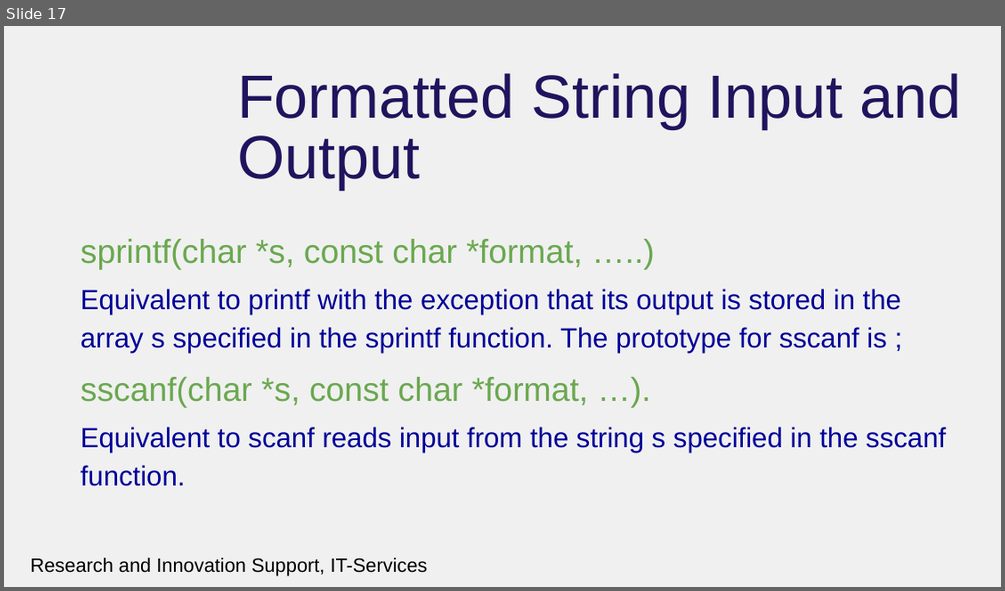
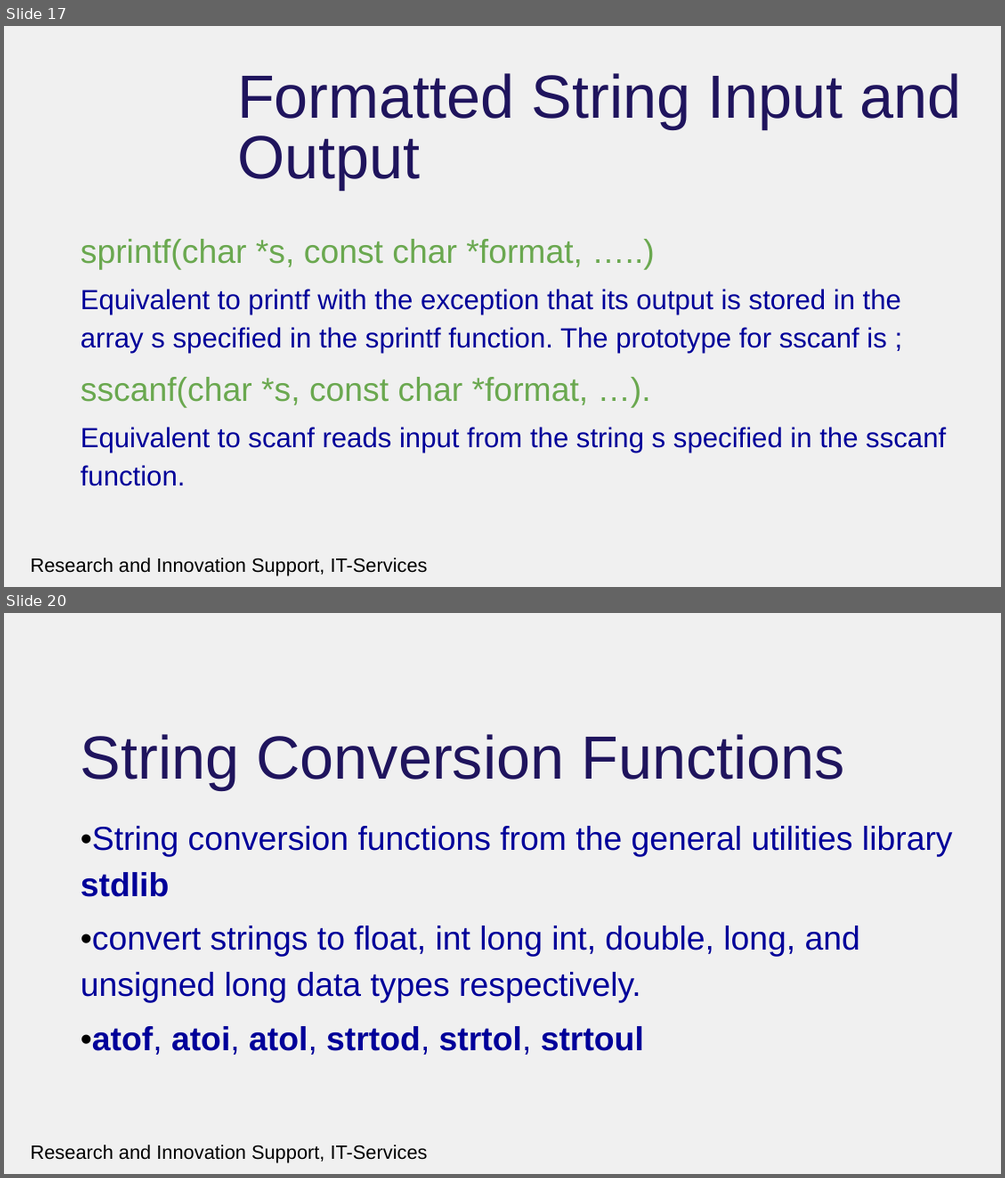
Before and after one commit to rcgsheffield/introc, a slide deck: archive/presentations/FurtherDataTypesandFileProcessing.pptx. Shown one above the other, each under a label of ours: slide 17 before the commit, slides 17 and 20 after it; the slides between them are not shown. The pictures are 1005x591 and 1005x1178 pixels, drawn with LibreOffice and Linux fonts; fonts in the diff are those of the drawing; background and template pictures are left out. Boxes give left, top, right and bottom in pixels: in the first picture for what was removed or moved away, otherwise in the second. Text is boxed around its words. In the diff, an @@ line names an element or a change of style, - is before the commit and + after.

Commit message:
update string processing 1  Please enter the commit message for your changes. Lines starting

```diff
--- a/archive/presentations/FurtherDataTypesandFileProcessing.pptx
+++ b/archive/presentations/FurtherDataTypesandFileProcessing.pptx
@@ slide 20 added at (4, 613, 1001, 1174), background #F0F0F0; not listed: 1 template element that a slide beside it also shows @@
@@ title added at (81, 734, 845, 789), 44 pt, text #1F145D @@
+String Conversion Functions
@@ text added at (81, 826, 953, 1054), 24 pt, text #000099 @@
+•String conversion functions from the general utilities library stdlib
+•convert strings to float, int long int, double, long, and unsigned long data types respectively.
+•atof, atoi, atol, strtod, strtol, strtoul
```
Also in this commit, not shown: 10 other slides added, 7 other files.
